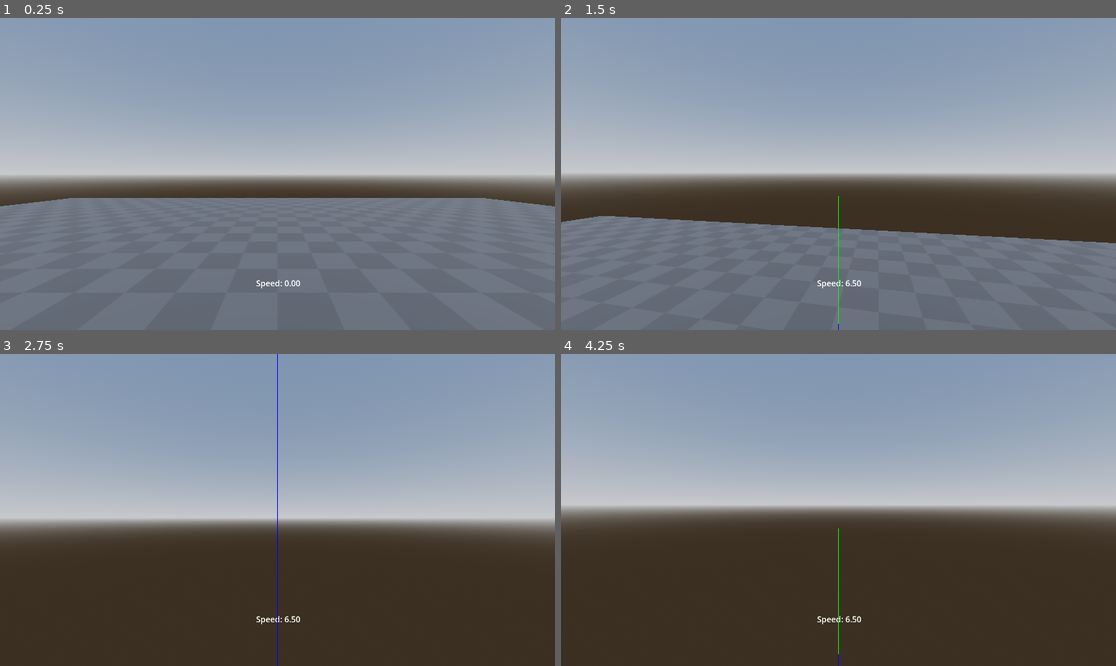
Above: before the commit, frames 1-4 (two rows, left to right).
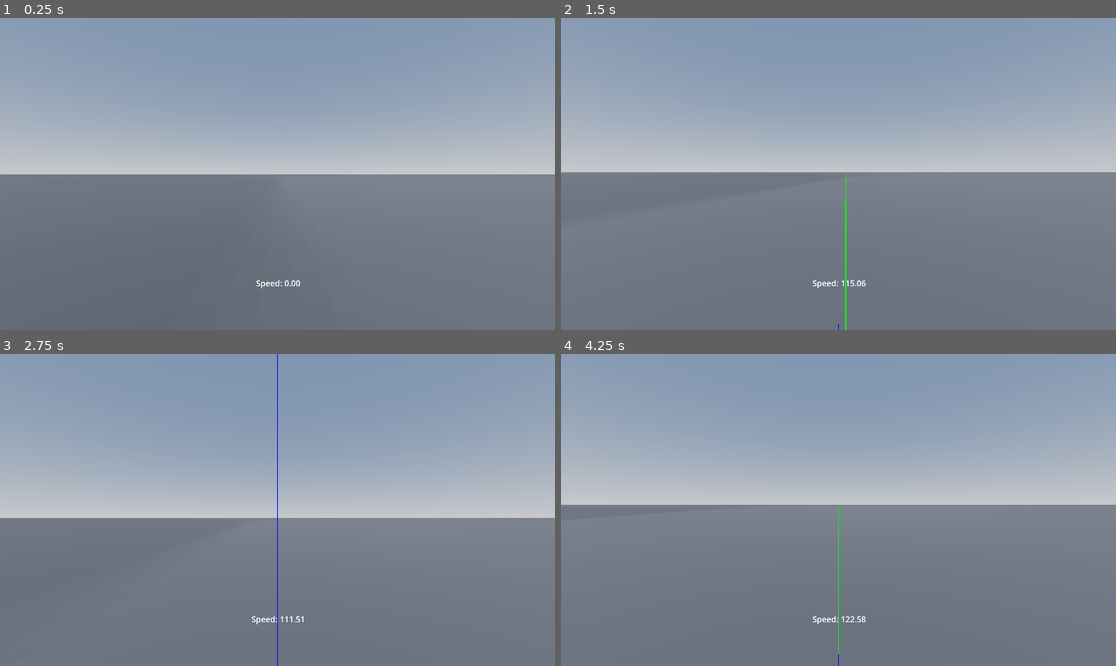
Above: after the commit, the same moments.

Repository: darichey/gibfest
Game: Godot game, scene res://Level.tscn
The game is run twice, just before and just after one commit, with the same random seed, the same clock (stepped at 60 frames per second) and the same inputs.
Inputs (mouse positions are in pixels of both pictures, inside the frame that each line leads up to):
- Up to frame 1 (0.25 s): no input
- Up to frame 2 (1.5 s): tap Enter at 0.5 s; move the mouse to (866, 174) at 0.52 s; hold W (move_forward) from 0.53 s (still down); tap Space (move_jump) at 0.77 s; move the mouse to (810, 174) at 1.27 s
- Up to frame 3 (2.75 s): keep holding W (move_forward); tap Space (move_jump) at 1.52 s; move the mouse to (288, 503) at 2.02 s
- Up to frame 4 (4.25 s): keep holding W (move_forward); move the mouse to (832, 516) at 2.77 s; tap Space (move_jump) at 3.02, 3.5, 3.77 s; move the mouse to (877, 513) at 3.52 s

The runs differ from the first frame. In frame 1, 7.2% of the frame differs, in the area x 0-100%, y 50-61%; in frame 2, 18%; in frame 3, 47%; in frame 4, 51%, in the area x 0-100%, y 48-100%.

Commit message:
Add an attempt at Quake-like movement

Diff:
--- a/game/BasicMovement.gd
+++ b/game/BasicMovement.gd
@@ -34,9 +34,7 @@
 	else:
 		return wishdir * WALK_SPEED
 
-static func move(cur_vel: Vector3, wishvel: Vector3, onground: bool, delta: float) -> Vector3:
-	var wishdir := wishvel.normalized()
-
+static func move(cur_vel: Vector3, wishdir: Vector3, onground: bool, delta: float) -> Vector3:
 	var gravity := get_next_gravity_velocity(cur_vel, onground, delta)
 	var jump := get_next_jump_velocity(onground, delta)
 	var walk := get_next_walk_velocity(cur_vel, wishdir, delta)
--- a/game/Level.tscn
+++ b/game/Level.tscn
@@ -56,6 +56,7 @@
 shape = SubResource("ConcavePolygonShape3D_0h0bt")
 
 [node name="Floor" type="MeshInstance3D" parent="."]
+transform = Transform3D(1000, 0, 0, 0, 1, 0, 0, 0, 1000, 0, 0, 0)
 mesh = SubResource("PlaneMesh_dntfm")
 surface_material_override/0 = SubResource("StandardMaterial3D_arh85")
 
--- a/game/Player.gd
+++ b/game/Player.gd
@@ -17,11 +17,11 @@
 
 func _physics_process(delta: float) -> void:
 	var input_dir := Input.get_vector("move_left", "move_right", "move_forward", "move_back")
-	var wishvel := (transform.basis * Vector3(input_dir.x, 0, input_dir.y)).normalized()
+	var wishdir := (transform.basis * Vector3(input_dir.x, 0, input_dir.y)).normalized()
 
-	debug_wishdir = wishvel.normalized()
+	debug_wishdir = wishdir
 
-	velocity = BasicMovement.move(velocity, wishvel, is_on_floor(), delta)
+	velocity = QuakeMovement.move(velocity, wishdir, is_on_floor(), delta)
 	move_and_slide()
 
 func toggle_debug() -> void:
--- /dev/null
+++ b/game/QuakeMovement.gd
@@ -0,0 +1,61 @@
+extends Object
+class_name QuakeMovement
+
+const FORWARD_SPEED := 400.0
+const SIDE_SPEED = 200.0
+
+const MAX_SPEED := 400.0
+const STOP_SPEED := 100.0
+const FRICTION := 10.0
+const ACCELERATE := 5.5
+
+static func apply_friction(cur_vel: Vector3, delta: float) -> Vector3:
+	var speed := Plane.PLANE_XZ.project(cur_vel).length()
+	if speed < 1:
+		return Vector3(0, cur_vel.y, 0)
+
+	var control := STOP_SPEED if speed < STOP_SPEED else speed
+	var newspeed := speed - delta * control * FRICTION
+
+	if newspeed < 0:
+		newspeed = 0
+	newspeed /= speed
+
+	return cur_vel * newspeed
+
+static func accelerate(cur_vel: Vector3, wishdir: Vector3, wishspeed: float, delta: float) -> Vector3:
+	var currentspeed := cur_vel.dot(wishdir)
+	var addspeed := wishspeed - currentspeed
+
+	if addspeed <= 0:
+		return cur_vel
+
+	var accelspeed := ACCELERATE * wishspeed * delta
+	if accelspeed > addspeed:
+		accelspeed = addspeed
+
+	return cur_vel + accelspeed * wishdir
+
+static func air_accelerate(cur_vel: Vector3, wishveloc: Vector3, wishspeed: float, delta: float) -> Vector3:
+	return cur_vel
+
+static func move(cur_vel: Vector3, wishdir: Vector3, onground: bool, delta: float) -> Vector3:
+	var wishvel := Vector3(
+		wishdir.x * FORWARD_SPEED,
+		0,
+		wishdir.z * SIDE_SPEED
+	)
+	var wishspeed := wishvel.length()
+
+	if wishspeed > MAX_SPEED:
+		wishvel *= MAX_SPEED / wishspeed
+		wishspeed = MAX_SPEED
+
+	var new_vel := cur_vel
+	if onground:
+		new_vel = apply_friction(new_vel, delta)
+		new_vel = accelerate(new_vel, wishdir, wishspeed, delta)
+	else:
+		new_vel = air_accelerate(new_vel, wishdir, wishspeed, delta)
+
+	return new_vel
Not shown, added: sv_user.c
